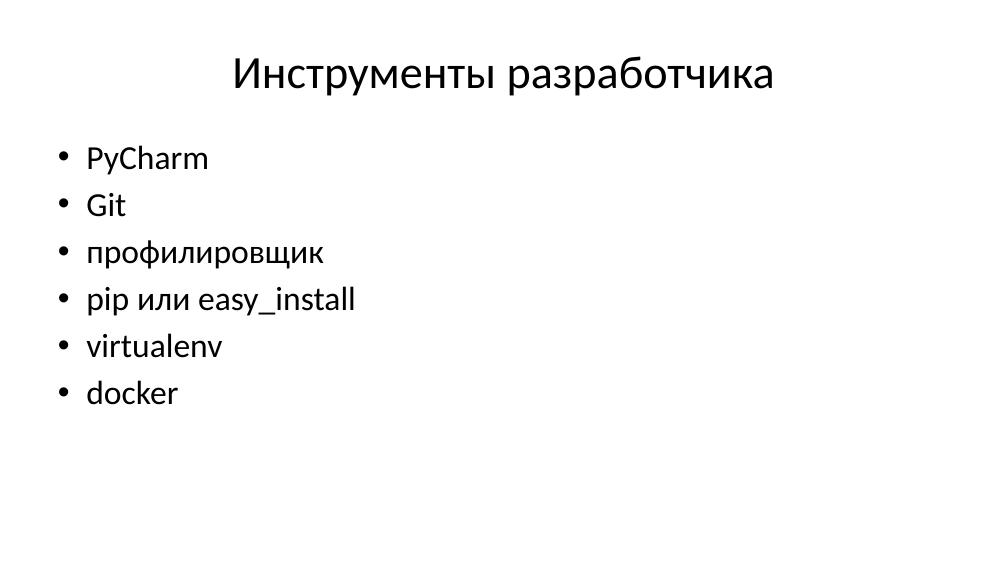
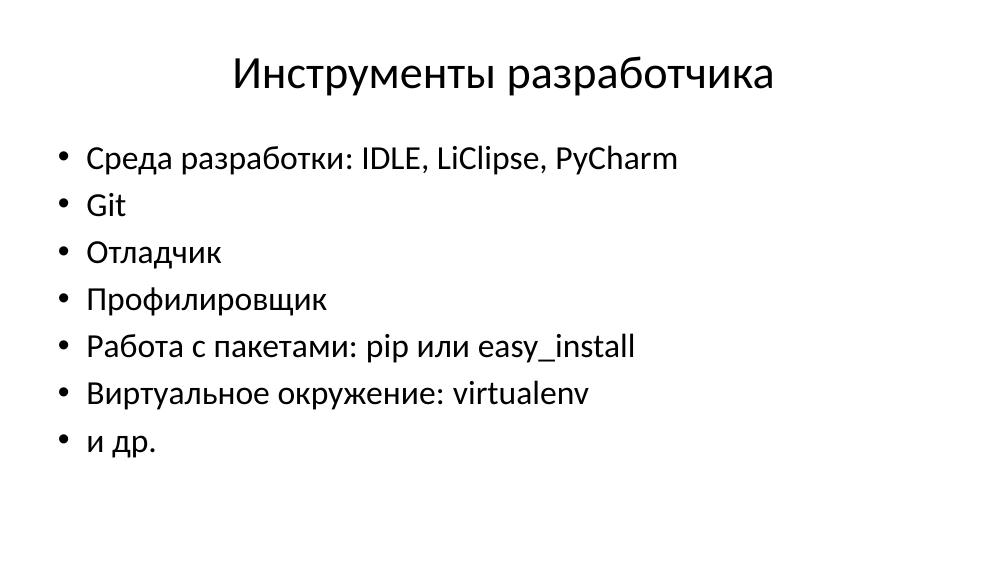
Before and after one commit to maxchv/LearnPython, a slide deck: slide 14 of webminar.pptx (slide 5 before the commit). Drawn at 1008x567 pixels with LibreOffice and Linux fonts; fonts in the diff are those of the drawing. Boxes give left, top, right and bottom in pixels: in the first picture for what was removed or moved away, otherwise in the second. Text is boxed around its words. In the diff, an @@ line names an element or a change of style, - is before the commit and + after.

```diff
--- a/webminar.pptx
+++ b/webminar.pptx
@@ text at (86,145,678,175): text changed @@
-• PyCharm
+• Среда разработки: IDLE, LiClipse, PyCharm
@@ text at (86,241,636,458): text changed @@
-• профилировщик
-• pip или easy_install
-• virtualenv
-• docker
+• Отладчик
+• Профилировщик
+• Работа с пакетами: pip или easy_install
+• Виртуальное окружение: virtualenv
+• и др.
```
Also in this commit, not shown: 12 other slides changed, 4 slides added, 12 slides removed.
